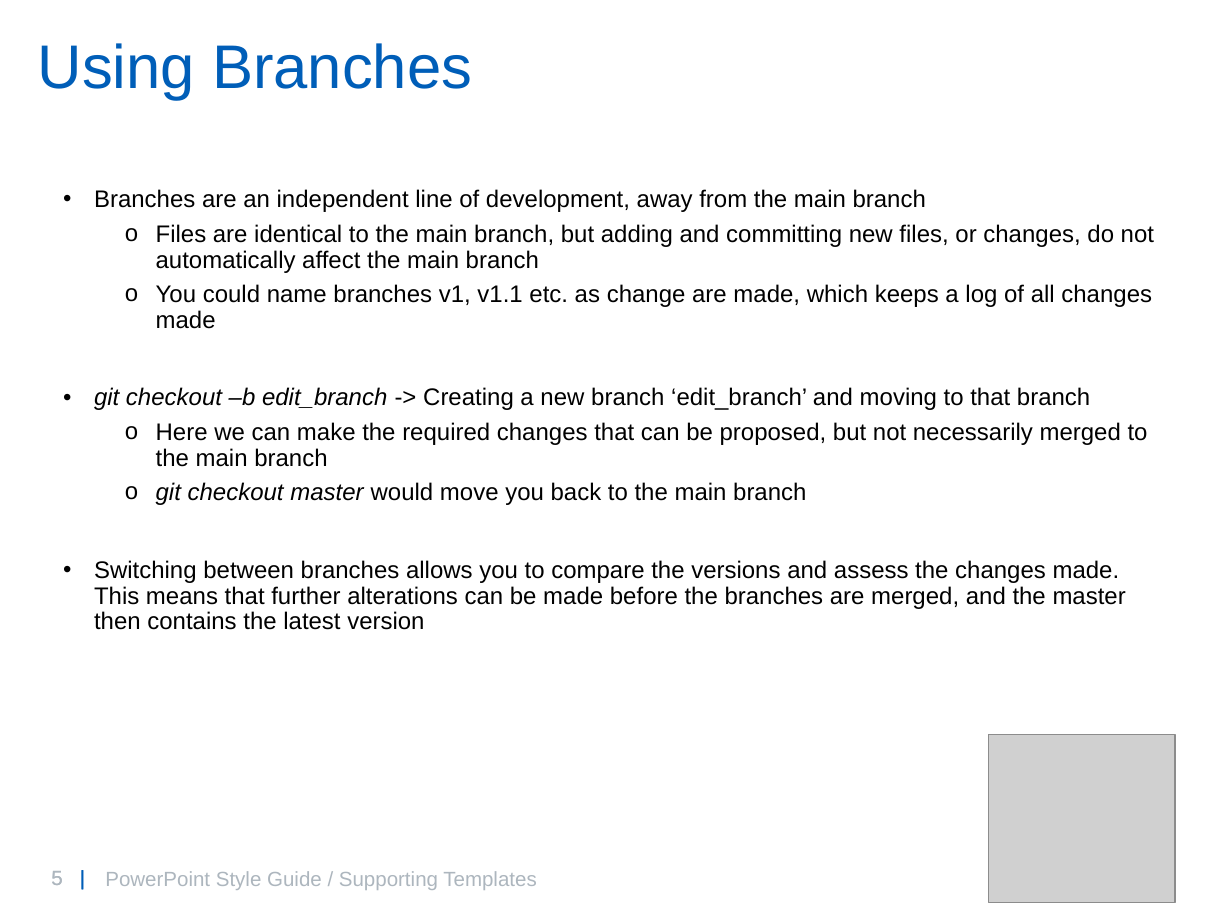
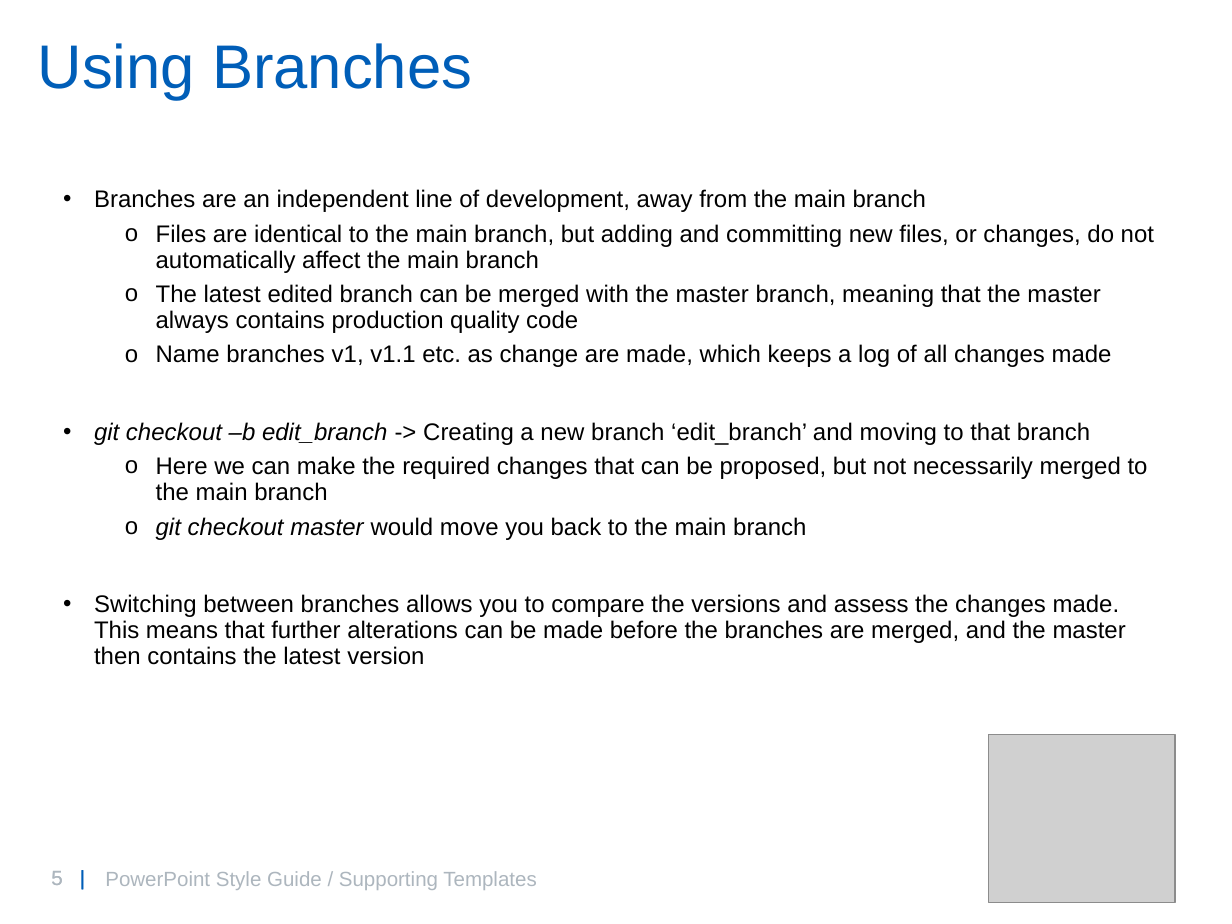
Before and after one commit to willbrooks2/Git_Introduction, a slide deck: slide 5 of GitIntro.pptx. Drawn at 1232x924 pixels with LibreOffice and Linux fonts; fonts in the diff are those of the drawing; grey boxes stand for pictures; background and template pictures are left out. Boxes give left, top, right and bottom in pixels: in the first picture for what was removed or moved away, otherwise in the second. Text is boxed around its words. In the diff, an @@ line names an element or a change of style, - is before the commit and + after.

Commit message:
latest edit

```diff
--- a/GitIntro.pptx
+++ b/GitIntro.pptx
@@ text at box(156, 284, 1112, 367): text changed @@
-  o You could name branches v1, v1.1 etc. as change are made, which keeps a log of all changes made
+  o The latest edited branch can be merged with the master branch, meaning that the master always contains production quality code
+  o Name branches v1, v1.1 etc. as change are made, which keeps a log of all changes made
```
Also in this commit, not shown: 1 other slide changed.
